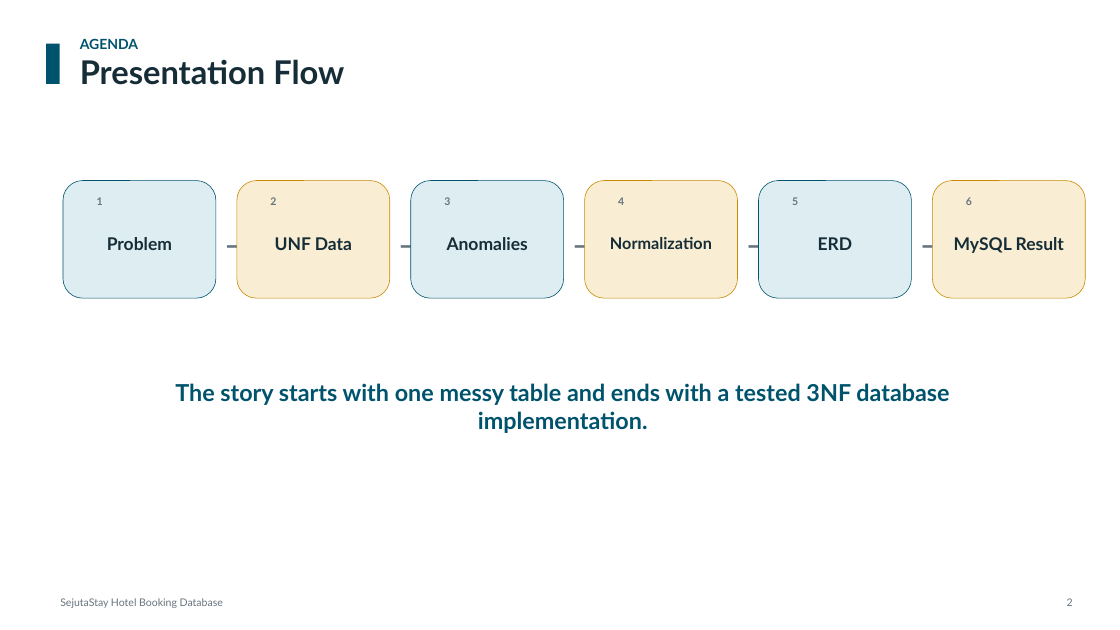
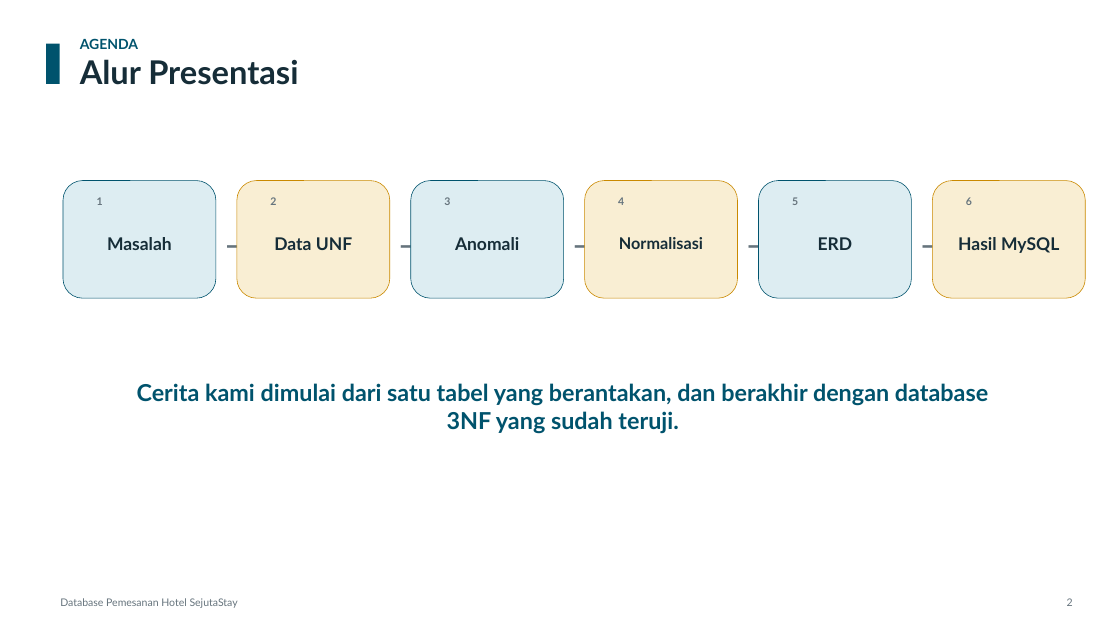
Before and after one commit to steffenkwik/Database-Project, a slide deck: slide 2 of Submission/(sub) SejutaStay_Presentation.pptx. Drawn at 1120x630 pixels with LibreOffice and Linux fonts; fonts in the diff are those of the drawing. Boxes give left, top, right and bottom in pixels: in the first picture for what was removed or moved away, otherwise in the second. Text is boxed around its words. In the diff, an @@ line names an element or a change of style, - is before the commit and + after.

```diff
--- a/Submission/(sub) SejutaStay_Presentation.pptx
+++ b/Submission/(sub) SejutaStay_Presentation.pptx
@@ text at [80,59,298,85]: text changed @@
-Presentation Flow
+Alur Presentasi
@@ text at [107,237,172,250]: text changed @@
-Problem
+Masalah
@@ text at [274,237,352,250]: text changed @@
-UNF Data
+Data UNF
@@ text at [455,237,519,250]: text changed @@
-Anomalies
+Anomali
@@ text at [619,237,703,249]: text changed @@
-Normalization
+Normalisasi
@@ text at [958,237,1059,253]: text changed @@
-MySQL Result
+Hasil MySQL
@@ text at [137,383,988,434]: text changed @@
-The story starts with one messy table and ends with a tested 3NF database implementation.
+Cerita kami dimulai dari satu tabel yang berantakan, dan berakhir dengan database 3NF yang sudah teruji.
@@ text at [60,598,238,608]: text changed @@
-SejutaStay Hotel Booking Database
+Database Pemesanan Hotel SejutaStay
```
Also in this commit, not shown: 14 other slides changed, 2 other files.
